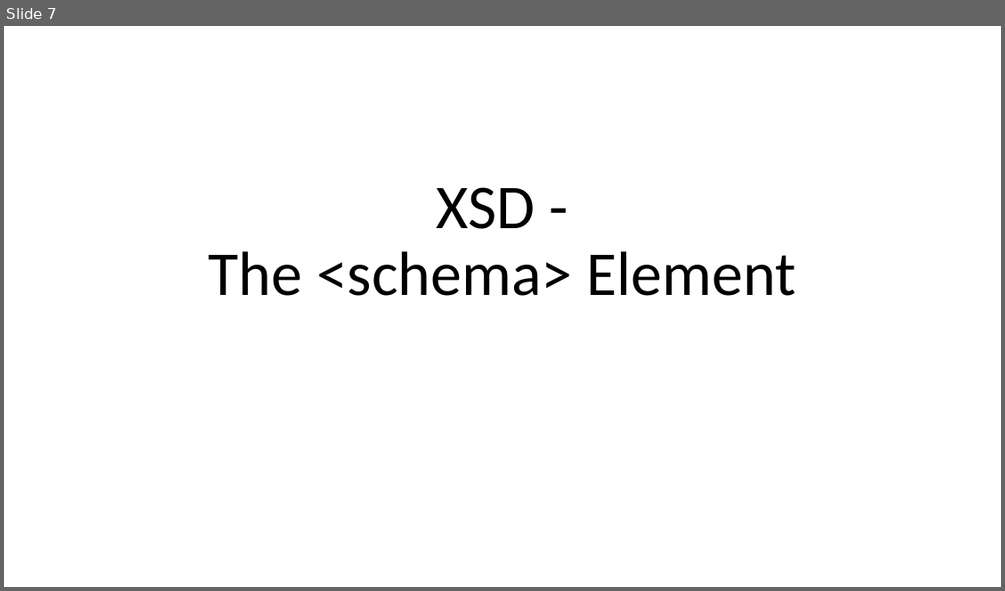
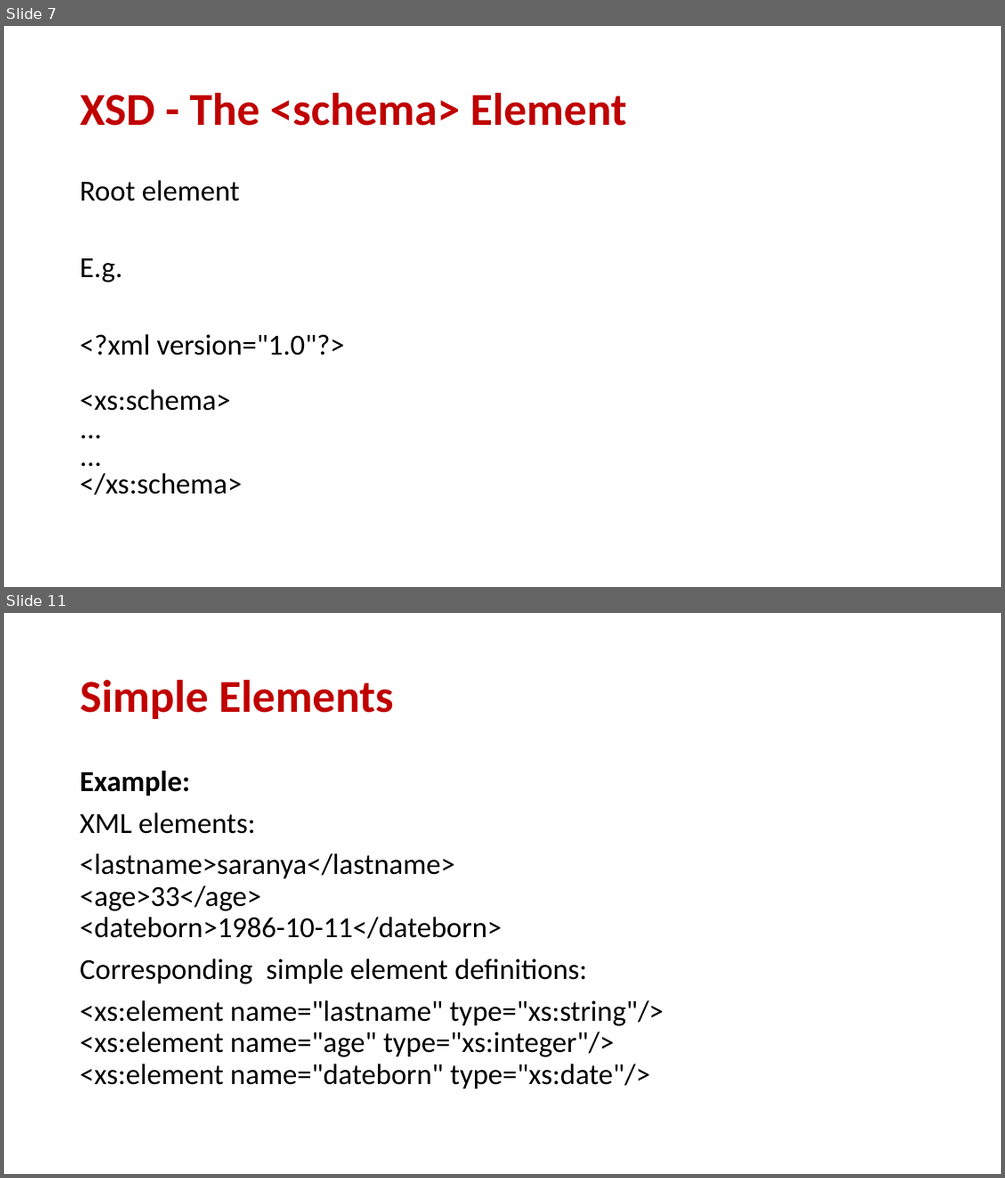
Before and after one commit to donkhan/msc, a slide deck: WebTechnology/XML/Lect_2_XML_Schema.ppt. Shown one above the other, each under a label of ours: slide 7 before the commit, slides 7 and 11 after it; the slides between them are not shown. The pictures are 1005x591 and 1005x1178 pixels, drawn with LibreOffice and Linux fonts; fonts in the diff are those of the drawing. Boxes give left, top, right and bottom in pixels: in the first picture for what was removed or moved away, otherwise in the second. Text is boxed around its words. In the diff, an @@ line names an element or a change of style, - is before the commit and + after.

```diff
--- a/WebTechnology/XML/Lect_2_XML_Schema.ppt
+++ b/WebTechnology/XML/Lect_2_XML_Schema.ppt
@@ slide 11 added at (4,613,1001,1174), background #FFFFFF @@
@@ title added at (80,680,393,719), 44 pt, text #C00000, bold @@
+Simple Elements
@@ text added at (80,771,663,1089), 28 pt, text #000000 @@
+Example:
+XML elements:
+<lastname>saranya</lastname>
+<age>33</age>
+<dateborn>1986-10-11</dateborn>
+Corresponding simple element definitions:
+<xs:element name="lastname" type="xs:string"/>
+<xs:element name="age" type="xs:integer"/>
+<xs:element name="dateborn" type="xs:date"/>
@@ slide 7 changed as well @@
@@ title "XSD - The <schema> Element": place and size @@
-title "XSD - The <schema> Element" at (209,187,796,296)
+title "XSD - The <schema> Element" at (80,93,627,126)
@@ title "XSD - The <schema> Element" at (80,93,627,126): size 60 to 44 pt, text colour #000000 to #C00000, bold on; alignment centre to left; vertical alignment bottom to middle @@
@@ text added at (80,180,345,495), 28 pt, text #000000 @@
+Root element
+E.g.
+<?xml version="1.0"?>
+<xs:schema>
+...
+...
+</xs:schema>
```
Also in this commit, not shown: 17 other slides changed, 18 other slides added, 19 slides removed.
